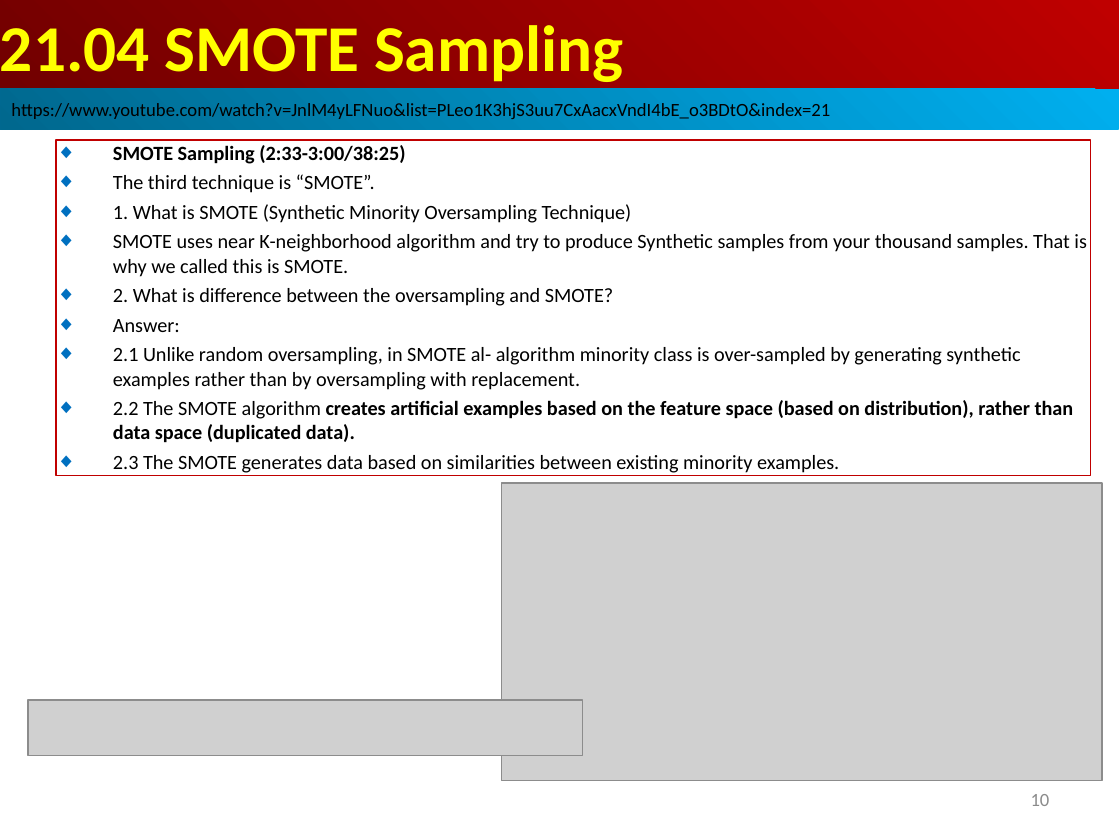
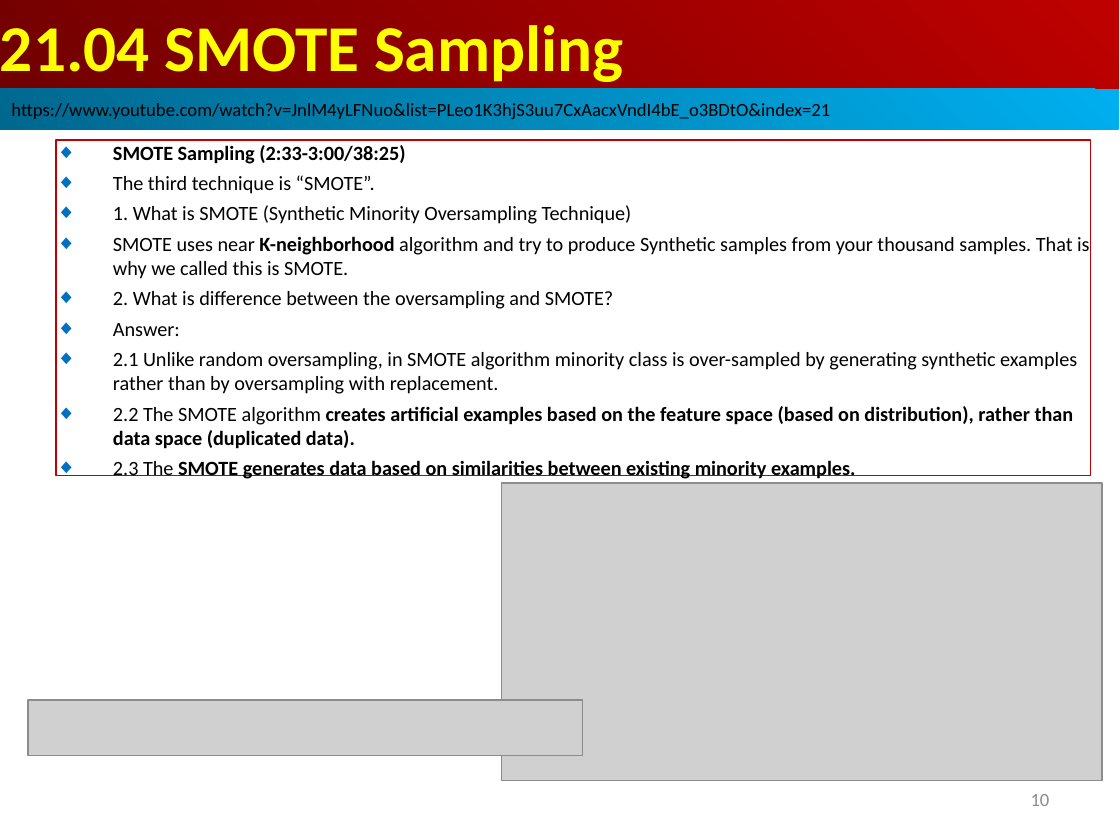
Before and after one commit to peterhchen/AIU_CS512_DL, a slide deck: slide 10 of 000_Lecture_Project/week11/001_Video/21.01_Imbalance_Intro.ppt. Drawn at 1120x840 pixels with LibreOffice and Linux fonts; fonts in the diff are those of the drawing; grey boxes stand for pictures. Boxes give left, top, right and bottom in pixels: in the first picture for what was removed or moved away, otherwise in the second. Text is boxed around its words. In the diff, an @@ line names an element or a change of style, - is before the commit and + after.

```diff
--- a/000_Lecture_Project/week11/001_Video/21.01_Imbalance_Intro.ppt
+++ b/000_Lecture_Project/week11/001_Video/21.01_Imbalance_Intro.ppt
@@ text in rectangle at <box>113,145,1090,479</box>: bold on in "K-neighborhood", "SMOTE generates data based on similarities between ..." @@
@@ text in rectangle at <box>113,352,1077,394</box>: text changed @@
-◆ 2.1 Unlike random oversampling, in SMOTE al- algorithm minority class is over-sampled by generating synthetic examples rather than by oversampling with replacement.
+◆ 2.1 Unlike random oversampling, in SMOTE algorithm minority class is over-sampled by generating synthetic examples rather than by oversampling with replacement.
```
Also in this commit, not shown: 1 other slide changed, 2 other files.
